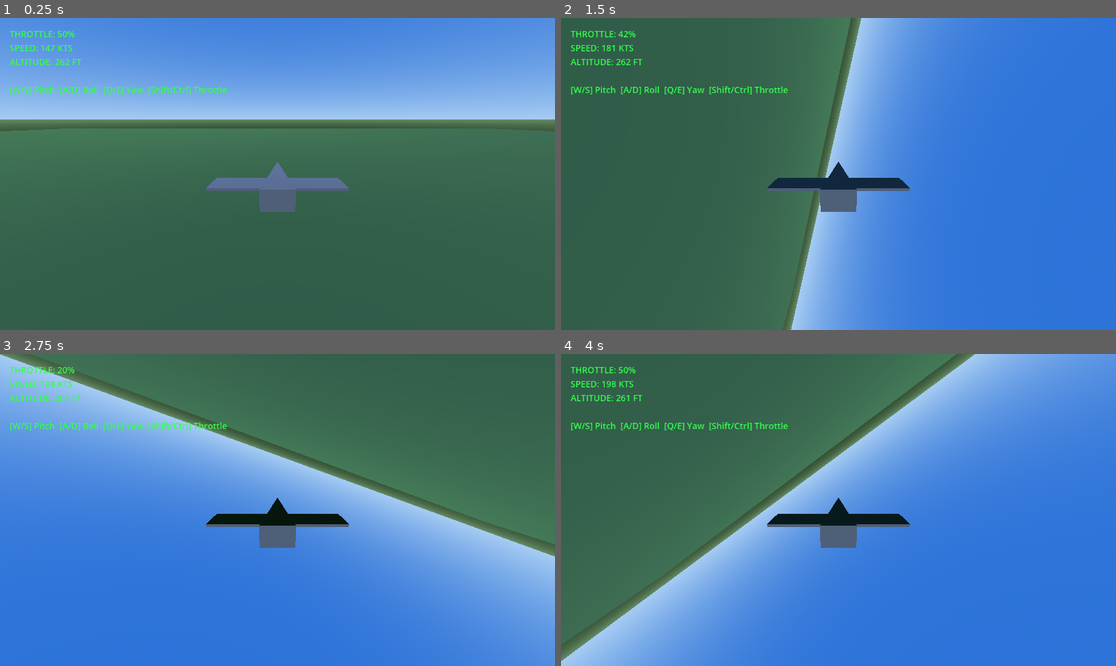
Above: before the commit, frames 1-4 (two rows, left to right).
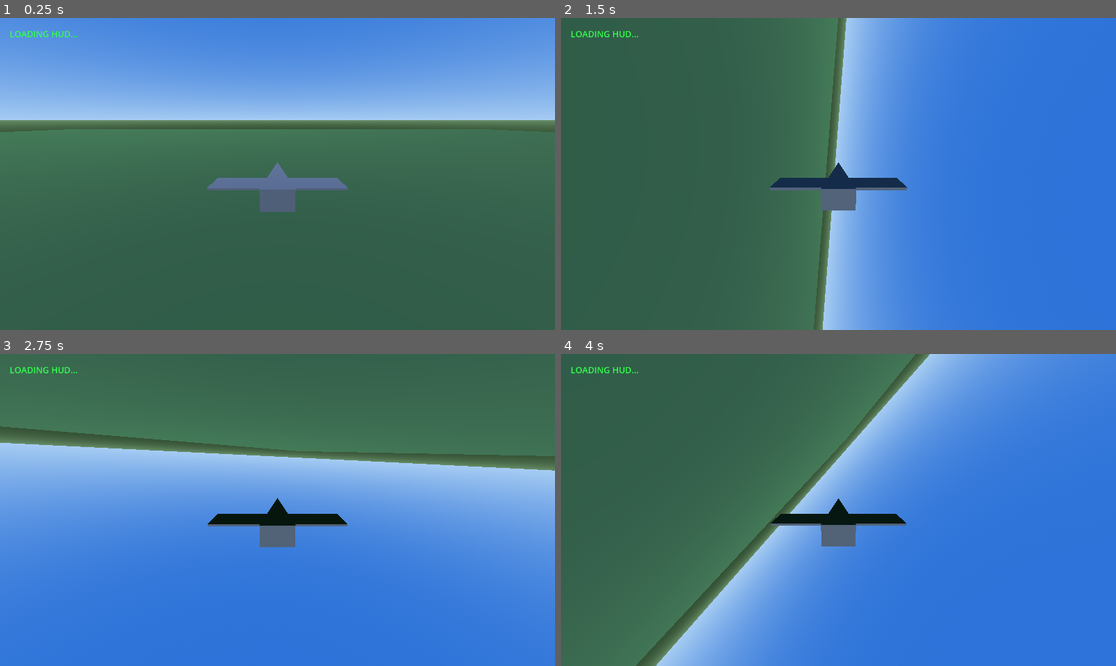
Above: after the commit, the same moments.

Repository: owentech30/Jetsim
Game: Godot game, scene res://main.tscn
Two runs of this game, one before a commit and one after it. Both use one fixed random seed, a clock stepped at 60 frames per second and the inputs below.
Inputs:
- Up to frame 1 (0.25 s): no input
- Up to frame 2 (1.5 s): tap Enter at 0.5 s; hold D (roll_right) 0.53-1.28 s; hold F 0.53-1.28 s; hold Ctrl (throttle_down) from 1.28 s (still down); tap F at 1.35 s
- Up to frame 3 (2.75 s): tap Space at 2 s; release Ctrl (throttle_down) at 2.03 s; hold D (roll_right) from 2.03 s (still down); hold F from 2.03 s (still down)
- Up to frame 4 (4 s): release D (roll_right) at 2.78 s; release F at 2.78 s; hold Shift (throttle_up) 2.78-3.53 s; tap F at 2.85 s; hold A (roll_left) from 3.53 s (still down); hold F from 3.53 s (still down)

The runs differ from the first frame. In frame 1, 1.3% of the frame differs, in the area x 0-100%, y 4-61%; in frame 2, 5.5%; in frame 3, 34%, in the area x 0-100%, y 0-100%; in frame 4, 18%.

Commit message:
Refactor flight control parameters and HUD updates
Updated flight dynamics and HUD telemetry for improved realism.

Diff:
--- a/jet.gd
+++ b/jet.gd
@@ -1,51 +1,116 @@
 extends CharacterBody3D
 
-@export var max_speed := 180.0
-@export var min_speed := 25.0
-@export var acceleration := 45.0
-@export var pitch_speed := 1.6
-@export var roll_speed := 2.4
-@export var yaw_speed := 0.8
+@export var max_thrust_speed := 320.0   # ~620 knots max speed
+@export var stall_speed := 42.0         # ~80 knots stall threshold
+@export var acceleration := 38.0
+@export var pitch_speed := 1.35
+@export var roll_speed := 2.2
+@export var yaw_speed := 0.65
 
-var current_speed := 65.0
-var throttle := 0.5
+var current_speed := 95.0
+var throttle := 0.65
+var flaps_deployed := false
+var prev_altitude := 350.0
+var flap_toggle_cooldown := 0.0
 
-@onready var hud_label: Label = $"../HUD/InfoLabel"
+@onready var hud_left: Label = $"../HUD/TelemetryLabel"
+@onready var hud_center: Label = $"../HUD/CrosshairLabel"
+@onready var hud_warning: Label = $"../HUD/WarningLabel"
+@onready var cam: Camera3D = $Camera3D
 
 func _physics_process(delta: float) -> void:
+	flap_toggle_cooldown = max(0.0, flap_toggle_cooldown - delta)
+
+	# Toggle Flaps with F key
+	if Input.is_key_pressed(KEY_F) and flap_toggle_cooldown == 0.0:
+		flaps_deployed = not flaps_deployed
+		flap_toggle_cooldown = 0.3
+
 	# Throttle control (Shift / Ctrl)
 	if Input.is_action_pressed("throttle_up"):
-		throttle = clamp(throttle + 0.4 * delta, 0.0, 1.0)
+		throttle = clamp(throttle + 0.35 * delta, 0.0, 1.0)
 	if Input.is_action_pressed("throttle_down"):
-		throttle = clamp(throttle - 0.4 * delta, 0.0, 1.0)
+		throttle = clamp(throttle - 0.35 * delta, 0.0, 1.0)
 
-	var target_speed = lerp(min_speed, max_speed, throttle)
-	current_speed = move_toward(current_speed, target_speed, acceleration * delta)
+	# Flaps add drag (lower top speed) but lower stall speed for landing
+	var effective_max_speed = max_thrust_speed * (0.65 if flaps_deployed else 1.0)
+	var effective_stall = stall_speed * (0.72 if flaps_deployed else 1.0)
 
-	# Flight rotation controls
+	# Climb/dive affects airspeed realistically (diving speeds up, climbing slows down)
+	var forward_dir = -global_transform.basis.z
+	var climb_angle = forward_dir.y
+	var gravity_speed_effect = -climb_angle * 18.0 * delta
+
+	var target_speed = effective_max_speed * throttle
+	current_speed = move_toward(current_speed, target_speed, acceleration * delta) + gravity_speed_effect
+	current_speed = clamp(current_speed, 0.0, max_thrust_speed * 1.15)
+
+	# Flight controls (scaled by airflow over control surfaces)
+	var control_authority = clamp(current_speed / 55.0, 0.15, 1.0)
 	var pitch_input = Input.get_axis("pitch_down", "pitch_up")
 	var roll_input = Input.get_axis("roll_right", "roll_left")
 	var yaw_input = Input.get_axis("yaw_right", "yaw_left")
 
-	rotate_object_local(Vector3.RIGHT, pitch_input * pitch_speed * delta)
-	rotate_object_local(Vector3.FORWARD, roll_input * roll_speed * delta)
-	rotate_object_local(Vector3.UP, yaw_input * yaw_speed * delta)
+	rotate_object_local(Vector3.RIGHT, pitch_input * pitch_speed * control_authority * delta)
+	rotate_object_local(Vector3.FORWARD, roll_input * roll_speed * control_authority * delta)
+	rotate_object_local(Vector3.UP, yaw_input * yaw_speed * control_authority * delta)
 
-	# Forward thrust + simple gravity/lift balance
-	var forward_dir = -global_transform.basis.z
-	var lift = clamp(current_speed / 60.0, 0.0, 1.0) * 9.8
-	var gravity_pull = Vector3.DOWN * (9.8 - lift)
+	# Realistic Bank-to-Turn physics (banking naturally curves your heading)
+	var bank_angle = rotation.z
+	rotate_y(sin(bank_angle) * 0.45 * control_authority * delta)
+
+	# Aerodynamic Lift vs. Gravity & Stall drop
+	var lift_ratio = clamp(current_speed / effective_stall, 0.0, 1.15)
+	var vertical_lift = lift_ratio * 9.8
+	if flaps_deployed and current_speed > effective_stall:
+		vertical_lift += 2.2
+
+	var gravity_pull = Vector3.DOWN * max(0.0, 9.8 - vertical_lift)
+	if current_speed < effective_stall:
+		# Nose drops gently during a stall
+		rotate_object_local(Vector3.RIGHT, -0.45 * delta)
 
 	velocity = (forward_dir * current_speed) + gravity_pull
 	move_and_slide()
 
-	# Keep above ground
-	if global_position.y < 1.5:
-		global_position.y = 1.5
+	# Runway & ground touchdown protection
+	if global_position.y < 1.6:
+		global_position.y = 1.6
+		if rotation.x < 0:
+			rotation.x = move_toward(rotation.x, 0.0, 2.0 * delta)
 
-	# Update HUD
-	if hud_label:
-		var knots = int(current_speed * 1.94)
-		var alt = int(global_position.y * 3.28)
-		var thr = int(throttle * 100)
-		hud_label.text = "THROTTLE: %d%%\nSPEED: %d KTS\nALTITUDE: %d FT\n\n[W/S] Pitch  [A/D] Roll  [Q/E] Yaw  [Shift/Ctrl] Throttle" % [thr, knots, alt]
+	# Dynamic FOV speed sensation
+	if cam:
+		cam.fov = lerp(70.0, 88.0, current_speed / max_thrust_speed)
+
+	# Calculate MSFS-style flight telemetry
+	var knots = int(current_speed * 1.94384)
+	var altitude_ft = int(global_position.y * 3.28084)
+	var vspeed_fpm = int(((global_position.y - prev_altitude) / delta) * 196.85)
+	prev_altitude = global_position.y
+
+	var heading = int(fposmod(-rad_to_deg(rotation.y), 360.0))
+	var pitch_deg = int(rad_to_deg(rotation.x))
+	var roll_deg = int(rad_to_deg(rotation.z))
+	var thr_pct = int(throttle * 100.0)
+	var flaps_txt = "DEPLOYED" if flaps_deployed else "UP"
+
+	if hud_left:
+		hud_left.text = (
+			"=== FLIGHT INSTRUMENTS ===\n"
+			+ "IAS:      %d KTS\n" % knots
+			+ "ALT:      %d FT\n" % altitude_ft
+			+ "V/S:      %+d FPM\n" % vspeed_fpm
+			+ "HDG:      %03d°\n" % heading
+			+ "PITCH:    %+d°   ROLL: %+d°\n" % [pitch_deg, roll_deg]
+			+ "THROTTLE: %d%%   FLAPS: %s [F]\n\n" % [thr_pct, flaps_txt]
+			+ "[W/S] Pitch  [A/D] Roll  [Q/E] Yaw\n[Shift/Ctrl] Throttle  [F] Flaps"
+		)
+
+	if hud_warning:
+		if current_speed < effective_stall and global_position.y > 5.0:
+			hud_warning.text = "⚠ STALL WARNING - LOWER NOSE / ADD THROTTLE ⚠"
+		elif global_position.y < 45.0 and vspeed_fpm < -1200:
+			hud_warning.text = "⚠ PULL UP - TERRAIN AHEAD ⚠"
+		else:
+			hud_warning.text = ""
